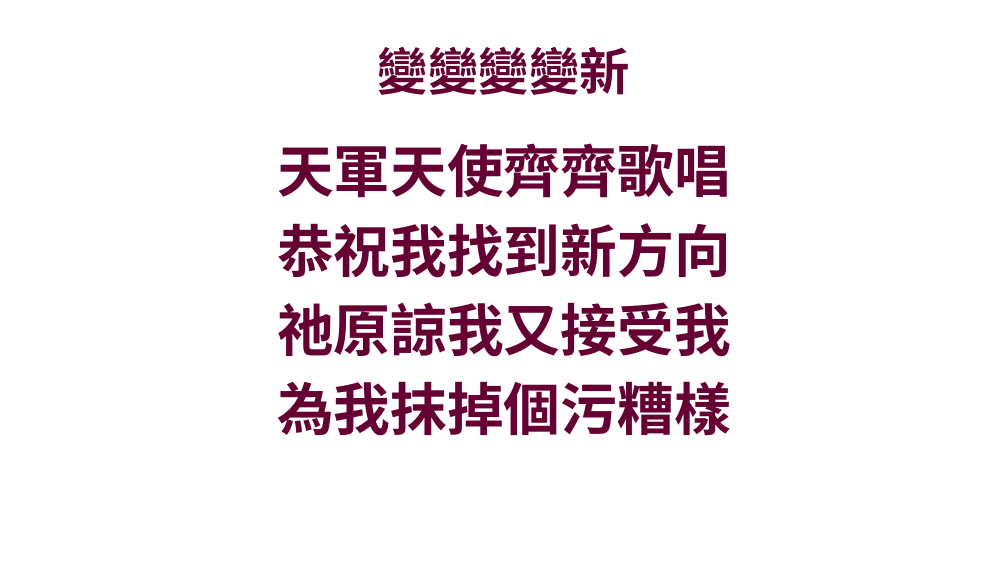
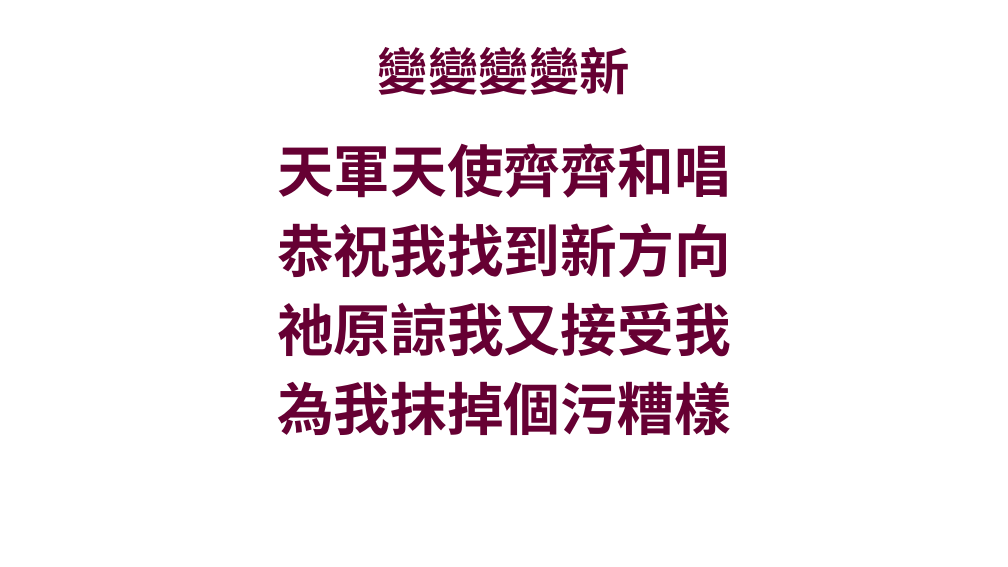
Before and after one commit to batisuoc/bible-school, a slide deck: slide 2 of 2020/1月.pptx. Drawn at 1008x567 pixels with LibreOffice and Linux fonts; fonts in the diff are those of the drawing; background and template pictures are left out. Boxes give left, top, right and bottom in pixels: in the first picture for what was removed or moved away, otherwise in the second. Text is boxed around its words. In the diff, an @@ line names an element or a change of style, - is before the commit and + after.

Commit message:
Update ppts

```diff
--- a/2020/1月.pptx
+++ b/2020/1月.pptx
@@ text at (277,143,731,198): text changed @@
-天軍天使齊齊歌唱
+天軍天使齊齊和唱
```
Also in this commit, not shown: 1 other slide changed, 1 other file.
